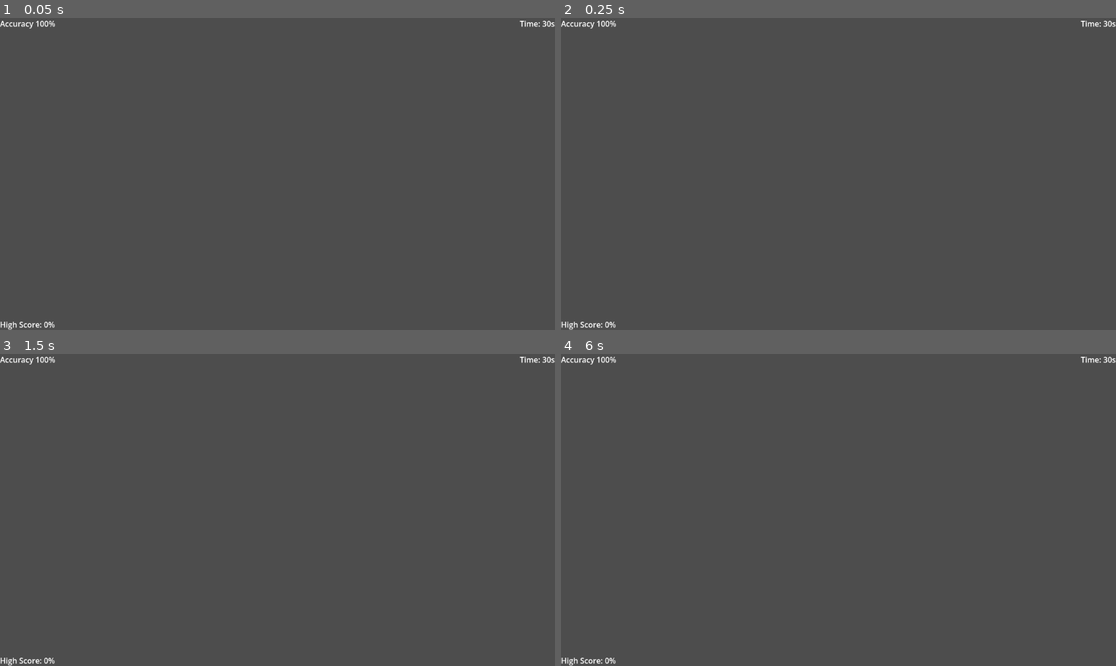
Above: before the commit, frames 1-4 (two rows, left to right).
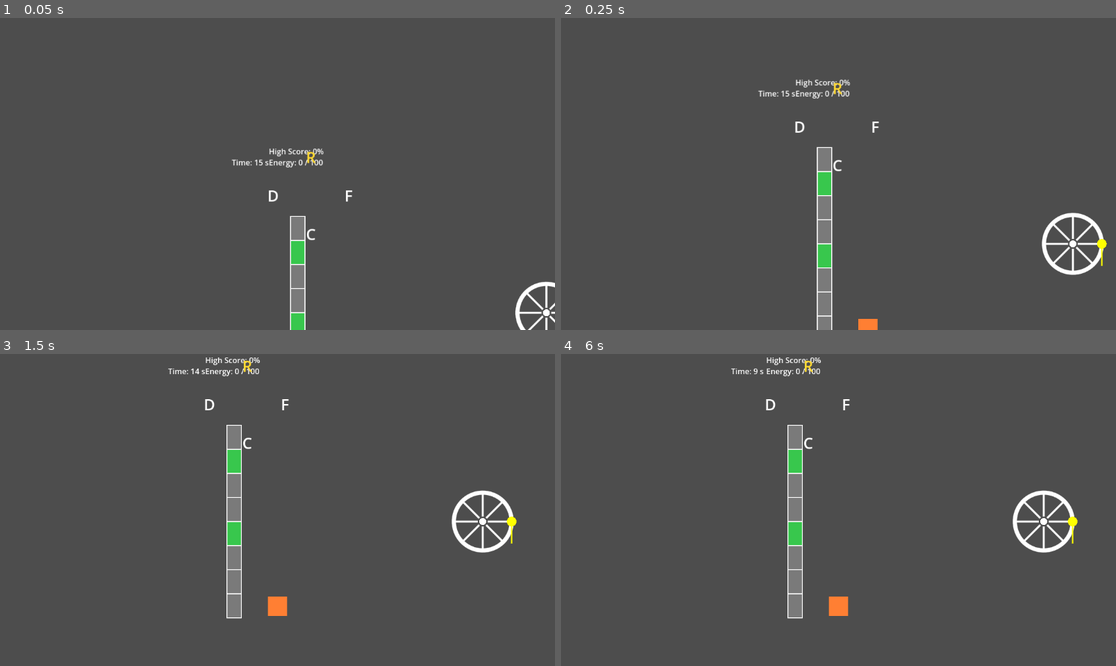
Above: after the commit, the same moments.

Repository: mayank-wangikar/MyGameJamRepo
Game: Godot game, scene res://scenes/GameManager.tscn
Two runs of this game, one before a commit and one after it. Both use one fixed random seed, a clock stepped at 60 frames per second and the inputs below. Before the commit the project starts from res://typing_game.tscn.
Inputs:
- Up to frame 1 (0.05 s): no input
- Up to frame 2 (0.25 s): no input
- Up to frame 3 (1.5 s): tap Enter at 0.5 s; tap Space at 0.77, 1.25 s
- Up to frame 4 (6 s): tap Space at 1.52, 2.75, 3.02, 3.77, 4.25, 4.52 s; tap Enter at 2, 3.5 s

The runs differ from the first frame. In frame 1, 2.1% of the frame differs, in the area x 0-100%, y 0-100%; in frame 2, 3.3%; in frame 3, 3.4%; in frame 4, 3.4%.
Error before the commit: Parse Error: Expected statement, found "Indent" instead. (res://typing_game.gd:73)

Commit message:
Added the mouse typing game and integrated it

Diff:
--- a/launch.tscn
+++ /dev/null
@@ -1,16 +0,0 @@
-[gd_scene format=3 uid="uid://rbsfjr1c38dd"]
-
-[ext_resource type="Script" uid="uid://bnv2p0c0s6yws" path="res://wheel.gd" id="1_sf100"]
-[ext_resource type="PackedScene" uid="uid://b5xmov3ilwllk" path="res://projectile.tscn" id="2_5ikyv"]
-[ext_resource type="Script" uid="uid://cuykg68hm4wbm" path="res://ferris.gd" id="3_waisw"]
-
-[node name="Node2D" type="Node2D" unique_id=1448617343]
-
-[node name="wheel" type="Sprite2D" parent="." unique_id=55805259]
-position = Vector2(200, 324)
-script = ExtResource("1_sf100")
-projectile_scene = ExtResource("2_5ikyv")
-
-[node name="Ferris" type="Node2D" parent="." unique_id=1190619251]
-position = Vector2(200, 324)
-script = ExtResource("3_waisw")
--- a/project.godot
+++ b/project.godot
@@ -11,7 +11,7 @@
 [application]
 
 config/name="Veryseriousgamejam"
-run/main_scene="uid://i6hfdnwnet4r"
+run/main_scene="uid://d1lp4cquf24u8"
 config/features=PackedStringArray("4.6", "Forward Plus")
 config/icon="res://icon.svg"
 
--- a/projectile.gd
+++ /dev/null
@@ -1,22 +0,0 @@
-extends Node2D
-
-var velocity := Vector2.ZERO
-var power := 1.0
-const SPEED := 900.0
-
-func launch(direction: Vector2, charge: float) -> void:
-	velocity = direction.normalized() * SPEED
-	power = charge
-
-func _process(delta: float) -> void:
-	position += velocity * delta
-	rotation += 20.0 * delta
-	var ferris := get_tree().get_first_node_in_group("ferris")
-	if ferris and global_position.distance_to(ferris.global_position) < ferris.radius:
-		ferris.hit(global_position)
-		queue_free()
-	elif not get_viewport_rect().grow(400).has_point(global_position):
-		queue_free()
-
-func _draw() -> void:
-	draw_circle(Vector2.ZERO, 8.0, Color.YELLOW)
--- a/projectile.tscn
+++ /dev/null
@@ -1,6 +0,0 @@
-[gd_scene format=3 uid="uid://b5xmov3ilwllk"]
-
-[ext_resource type="Script" uid="uid://dndvrohjc8l3q" path="res://projectile.gd" id="1_a85iw"]
-
-[node name="Projectile" type="Node2D" unique_id=998128386]
-script = ExtResource("1_a85iw")
--- /dev/null
+++ b/scenes/GameManager.tscn
@@ -0,0 +1,18 @@
+[gd_scene format=3 uid="uid://d1lp4cquf24u8"]
+
+[ext_resource type="Script" uid="uid://c85vqyhkjjwxh" path="res://scripts/game_manager.gd" id="1_3dus2"]
+[ext_resource type="PackedScene" uid="uid://i6hfdnwnet4r" path="res://scenes/typing_game.tscn" id="1_4dhvd"]
+[ext_resource type="PackedScene" uid="uid://rbsfjr1c38dd" path="res://scenes/launch.tscn" id="2_3dus2"]
+[ext_resource type="Script" uid="uid://cuawo7wd45flh" path="res://scripts/mouse.gd" id="4_3dus2"]
+
+[node name="GameManager" type="Node2D" unique_id=1972943202]
+script = ExtResource("1_3dus2")
+
+[node name="Camera2D" type="Camera2D" parent="." unique_id=189489566]
+
+[node name="TypingGame" parent="." unique_id=889836055 instance=ExtResource("1_4dhvd")]
+
+[node name="Launch" parent="." unique_id=1448617343 instance=ExtResource("2_3dus2")]
+
+[node name="Mouse" type="Sprite2D" parent="." unique_id=1788088519]
+script = ExtResource("4_3dus2")
--- /dev/null
+++ b/scenes/launch.tscn
@@ -0,0 +1,20 @@
+[gd_scene format=3 uid="uid://rbsfjr1c38dd"]
+
+[ext_resource type="Script" uid="uid://k4h5mftspaw5" path="res://scripts/wheel.gd" id="1_jk8w3"]
+[ext_resource type="PackedScene" uid="uid://b5xmov3ilwllk" path="res://scenes/projectile.tscn" id="2_hfj2o"]
+[ext_resource type="Script" uid="uid://cxu5bo1db6hbd" path="res://scripts/wall.gd" id="4_hfj2o"]
+
+[node name="Launch" type="Node2D" unique_id=1448617343]
+
+[node name="wheel" type="Sprite2D" parent="." unique_id=55805259]
+position = Vector2(200, 324)
+script = ExtResource("1_jk8w3")
+projectile_scene = ExtResource("2_hfj2o")
+
+[node name="RightWall" type="Node2D" parent="." unique_id=873534598]
+position = Vector2(1090, 324)
+script = ExtResource("4_hfj2o")
+
+[node name="LeftWall" type="Node2D" parent="." unique_id=1111163360]
+position = Vector2(60, 324)
+script = ExtResource("4_hfj2o")
--- /dev/null
+++ b/scenes/mouse.tscn
@@ -0,0 +1,6 @@
+[gd_scene format=3 uid="uid://d4kuop2lu8xgl"]
+
+[ext_resource type="Script" uid="uid://cuawo7wd45flh" path="res://scripts/mouse.gd" id="1_5v7j2"]
+
+[node name="Mouse" type="Node2D" unique_id=1036349004]
+script = ExtResource("1_5v7j2")
--- /dev/null
+++ b/scenes/projectile.tscn
@@ -0,0 +1,6 @@
+[gd_scene format=3 uid="uid://b5xmov3ilwllk"]
+
+[ext_resource type="Script" uid="uid://b5lvenv6cjsvf" path="res://scripts/projectile.gd" id="1_c8fcr"]
+
+[node name="Projectile" type="Node2D" unique_id=998128386]
+script = ExtResource("1_c8fcr")
--- /dev/null
+++ b/scenes/typing_game.tscn
@@ -0,0 +1,117 @@
+[gd_scene format=3 uid="uid://i6hfdnwnet4r"]
+
+[ext_resource type="Script" uid="uid://bvdjpo2dl0rm1" path="res://scripts/typing_game.gd" id="1_3dpo4"]
+
+[node name="TypingGame" type="Control" unique_id=889836055]
+layout_mode = 3
+anchors_preset = 15
+anchor_right = 1.0
+anchor_bottom = 1.0
+grow_horizontal = 2
+grow_vertical = 2
+script = ExtResource("1_3dpo4")
+metadata/_edit_use_anchors_ = true
+
+[node name="Timer" type="Timer" parent="." unique_id=1577878925]
+wait_time = 30.0
+one_shot = true
+
+[node name="MarginContainer" type="Control" parent="." unique_id=760652824]
+layout_mode = 1
+anchors_preset = 15
+anchor_right = 1.0
+anchor_bottom = 1.0
+grow_horizontal = 2
+grow_vertical = 2
+metadata/_edit_use_anchors_ = true
+
+[node name="VBoxContainer" type="Control" parent="MarginContainer" unique_id=1003091347]
+layout_mode = 1
+anchors_preset = 15
+anchor_right = 1.0
+anchor_bottom = 1.0
+grow_horizontal = 2
+grow_vertical = 2
+metadata/_edit_use_anchors_ = true
+
+[node name="TimeLabel" type="Label" parent="MarginContainer/VBoxContainer" unique_id=821163162]
+layout_mode = 1
+anchors_preset = 1
+anchor_left = 1.0
+anchor_right = 1.0
+offset_left = -73.0
+offset_bottom = 23.0
+grow_horizontal = 0
+text = "Time: 30s"
+metadata/_edit_use_anchors_ = true
+
+[node name="HighScoreLabel" type="Label" parent="MarginContainer/VBoxContainer" unique_id=523360426]
+layout_mode = 1
+anchors_preset = 2
+anchor_top = 1.0
+anchor_bottom = 1.0
+offset_top = -23.0
+offset_right = 114.0
+grow_vertical = 0
+text = "High Score: 0%"
+metadata/_edit_use_anchors_ = true
+
+[node name="AccuracyLabel" type="Label" parent="MarginContainer/VBoxContainer" unique_id=340147495]
+layout_mode = 0
+offset_right = 40.0
+offset_bottom = 23.0
+text = "Accuracy 100%"
+metadata/_edit_use_anchors_ = true
+
+[node name="DiamondContainer" type="Control" parent="MarginContainer/VBoxContainer" unique_id=833528137]
+layout_mode = 1
+anchor_left = 0.70400006
+anchor_top = 0.14
+anchor_right = 0.70400006
+anchor_bottom = 0.14
+offset_left = -23.008057
+offset_top = -21.720001
+offset_right = 25.991943
+offset_bottom = 29.279999
+grow_horizontal = 2
+grow_vertical = 2
+metadata/_edit_use_anchors_ = true
+
+[node name="TopLabel" type="Label" parent="MarginContainer/VBoxContainer/DiamondContainer" unique_id=25659543]
+custom_minimum_size = Vector2(60, 60)
+layout_mode = 0
+offset_left = 100.0
+offset_right = 160.0
+offset_bottom = 60.0
+theme_override_font_sizes/font_size = 32
+metadata/_edit_use_anchors_ = true
+
+[node name="LeftLabel" type="Label" parent="MarginContainer/VBoxContainer/DiamondContainer" unique_id=960434630]
+custom_minimum_size = Vector2(60, 60)
+layout_mode = 0
+offset_left = 20.0
+offset_top = 80.0
+offset_right = 80.0
+offset_bottom = 140.0
+theme_override_font_sizes/font_size = 32
+metadata/_edit_use_anchors_ = true
+
+[node name="RightLabel" type="Label" parent="MarginContainer/VBoxContainer/DiamondContainer" unique_id=1464307900]
+custom_minimum_size = Vector2(60, 60)
+layout_mode = 0
+offset_left = 180.0
+offset_top = 80.0
+offset_right = 240.0
+offset_bottom = 140.0
+theme_override_font_sizes/font_size = 32
+metadata/_edit_use_anchors_ = true
+
+[node name="BottomLabel" type="Label" parent="MarginContainer/VBoxContainer/DiamondContainer" unique_id=2009592778]
+custom_minimum_size = Vector2(60, 60)
+layout_mode = 0
+offset_left = 100.0
+offset_top = 160.0
+offset_right = 160.0
+offset_bottom = 220.0
+theme_override_font_sizes/font_size = 32
+metadata/_edit_use_anchors_ = true
--- /dev/null
+++ b/scripts/game_manager.gd
@@ -0,0 +1,68 @@
+extends Node2D
+
+# --- Node references ---
+@onready var typing_game: Control = $TypingGame
+@onready var wheel = $Launch/wheel
+@onready var mouse = $Mouse
+@onready var camera: Camera2D = $Camera2D
+@onready var left_wall = $Launch/LeftWall
+@onready var right_wall = $Launch/RightWall
+
+# --- Config ---
+const DRAIN_PER_SECOND: float = 10.0   # 100 energy drains to 0 over ~10 seconds
+const TYPING_CAMERA_POS := Vector2(150, 300)
+const SHOOTING_CAMERA_POS := Vector2(576, 324)
+const CAMERA_MOVE_SPEED := 800.0
+
+enum Phase { TYPING, SHOOTING, WON }
+var current_phase: Phase = Phase.TYPING
+var shooting_energy: float = 0.0
+var camera_target: Vector2
+
+
+func _ready() -> void:
+	typing_game.energy_changed.connect(_on_energy_changed)
+	_enter_typing_phase()
+
+
+func _process(delta: float) -> void:
+	# Smoothly move the camera toward whichever phase we're in
+	camera.global_position = camera.global_position.move_toward(camera_target, CAMERA_MOVE_SPEED * delta)
+
+	if current_phase == Phase.SHOOTING:
+		shooting_energy = max(0.0, shooting_energy - DRAIN_PER_SECOND * delta)
+		if shooting_energy <= 0.0:
+			_enter_typing_phase()
+
+
+func _on_energy_changed(value: int) -> void:
+	if current_phase == Phase.TYPING and value >= 100:
+		_enter_shooting_phase()
+
+
+func _enter_typing_phase() -> void:
+	current_phase = Phase.TYPING
+	typing_game.is_active = true
+	wheel.is_active = false
+	camera_target = TYPING_CAMERA_POS
+	mouse.move_to_typing()
+	typing_game.reset_for_new_typing_phase()
+
+
+func _enter_shooting_phase() -> void:
+	current_phase = Phase.SHOOTING
+	typing_game.is_active = false
+	wheel.is_active = true
+	shooting_energy = 100.0
+	camera_target = SHOOTING_CAMERA_POS
+	mouse.move_to_wheel()
+
+
+func _check_win_condition() -> void:
+	var left_done: bool = not left_wall.has_critical_remaining()
+	var right_done: bool = not right_wall.has_critical_remaining()
+	if left_done and right_done:
+		current_phase = Phase.WON
+		typing_game.is_active = false
+		wheel.is_active = false
+		print("YOU WIN — all targets destroyed!")
--- /dev/null
+++ b/scripts/mouse.gd
@@ -0,0 +1,29 @@
+extends Sprite2D
+
+@export var typing_position: Vector2 = Vector2(150, 500)
+@export var wheel_position: Vector2 = Vector2(576, 324)
+const MOVE_SPEED := 600.0
+
+var target_position: Vector2
+
+
+func _ready() -> void:
+	# Simple placeholder look: a colored square via a generated texture,
+	# so there's something visible without needing real art yet.
+	var img := Image.create(40, 40, false, Image.FORMAT_RGBA8)
+	img.fill(Color(1.0, 0.5, 0.2))
+	texture = ImageTexture.create_from_image(img)
+	target_position = typing_position
+	global_position = typing_position
+
+
+func _process(delta: float) -> void:
+	global_position = global_position.move_toward(target_position, MOVE_SPEED * delta)
+
+
+func move_to_wheel() -> void:
+	target_position = wheel_position
+
+
+func move_to_typing() -> void:
+	target_position = typing_position
--- /dev/null
+++ b/scripts/projectile.gd
@@ -0,0 +1,59 @@
+extends Node2D
+
+var velocity := Vector2.ZERO
+var power := 1.0
+const SPEED := 900.0
+
+var previous_position: Vector2
+
+
+func launch(direction: Vector2, charge: float) -> void:
+	velocity = direction.normalized() * SPEED
+	power = charge
+	previous_position = global_position
+	print("Launch velocity: ", velocity)
+
+
+func _process(delta: float) -> void:
+	previous_position = global_position
+	position += velocity * delta
+	rotation += 20.0 * delta
+
+	for wall in get_tree().get_nodes_in_group("wall"):
+		if _crossed_wall(wall):
+			var was_perfect: bool = wall.hit(global_position)
+			if was_perfect:
+				print("PERFECT HIT!")
+				var game_manager = get_tree().current_scene
+				if game_manager.has_method("_check_win_condition"):
+					game_manager._check_win_condition()
+			else:
+				print("Hit the wall, but missed the green zone.")
+			queue_free()
+			return
+
+	if not get_viewport_rect().grow(400).has_point(global_position):
+		print("Despawned off-screen at: ", global_position)
+		queue_free()
+
+	if not get_viewport_rect().grow(400).has_point(global_position):
+		queue_free()
+
+
+func _crossed_wall(wall: Node2D) -> bool:
+	var local_prev: Vector2 = wall.to_local(previous_position)
+	var local_now: Vector2 = wall.to_local(global_position)
+	var half_width: float = wall.wall_width / 2.0
+	var half_height: float = wall.wall_height / 2.0
+
+	var crossed_x: bool = sign(local_prev.x - half_width) != sign(local_now.x - half_width) \
+		or sign(local_prev.x + half_width) != sign(local_now.x + half_width) \
+		or (abs(local_now.x) <= half_width)
+
+	var within_y: bool = abs(local_now.y) <= half_height
+	return crossed_x and within_y
+
+
+func _draw() -> void:
+	draw_circle(Vector2.ZERO, 14.0, Color.YELLOW)
+	draw_circle(Vector2.ZERO, 14.0, Color.ORANGE, false, 3.0)
--- a/typing_game.gd
+++ b/scripts/typing_game.gd
@@ -1,4 +1,7 @@
 extends Control
+
+signal diamond_completed          # fired every time a full diamond cycle finishes
+signal energy_changed(value: int) # fired whenever energy changes, so GameManager can react
 
 # --- Node references ---
 @onready var timer: Timer = $Timer
@@ -9,14 +12,11 @@
 @onready var energy_label: Label = $MarginContainer/VBoxContainer/AccuracyLabel
 @onready var time_label: Label = $MarginContainer/VBoxContainer/TimeLabel
 @onready var high_score_label: Label = $MarginContainer/VBoxContainer/HighScoreLabel
-@onready var wheel: Sprite2D = $wheel
 
 # --- Config ---
 const ROUND_DURATION: float = 15.0
-const ENERGY_PER_CYCLE: int = 10   # energy awarded per fully-completed diamond
+const ENERGY_PER_CYCLE: int = 10
 
-# Each entry is a 4-letter cluster matched to real keyboard finger positions.
-# Stored as [Top, Left, Right, Bottom] for the visual diamond shape.
 const DIAMOND_CLUSTERS: Array[Array] = [
 	["E", "S", "D", "X"],
 	["R", "D", "F", "C"],
@@ -27,13 +27,12 @@
 ]
 
 # --- State ---
-var target_letters: Array[String] = []   # typing order: [Top, Left, Bottom, Right]
-var current_index: int = 0               # 0=Top, 1=Left, 2=Bottom, 3=Right, 4=done
+var target_letters: Array[String] = []
+var current_index: int = 0
 var time_remaining: float = ROUND_DURATION
-
-# --- Scoring ---
 var energy_points: int = 0
 var high_score_energy: int = 0
+var is_active: bool = false   # GameManager turns this on/off based on phase
 
 
 func _ready() -> void:
@@ -42,15 +41,20 @@
 	timer.one_shot = false
 	timer.timeout.connect(_on_timer_timeout)
 	timer.start()
-	_start_new_round()
+	_generate_new_target()
+	_update_energy_display()
 
 
 func _process(delta: float) -> void:
+	if not is_active:
+		return
 	time_remaining = max(0.0, time_remaining - delta)
 	time_label.text = "Time: %d s" % ceil(time_remaining)
 
 
 func _unhandled_input(event: InputEvent) -> void:
+	if not is_active:
+		return
 	if event is InputEventKey and event.pressed and not event.echo:
 		var key_event := event as InputEventKey
 		var pressed_char: String = key_event.as_text_key_label().to_upper()
@@ -68,36 +72,34 @@
 
 	if pressed_char == expected_char:
 		current_index += 1
-		# Tell the wheel to spin a bit, directly — no signal needed since
-		# both nodes live in the same scene and we have a direct reference.
-			wheel.add_spin()
 
 	_update_diamond_highlight()
 
 	if current_index >= target_letters.size():
-		# Completed all 4 corners — award energy, give the wheel a bigger
-		# spin as a "level up" moment, then roll a new diamond.
 		_award_energy_for_cycle()
-		wheel.add_spin()  # extra spin burst on full completion
+		diamond_completed.emit()
 		_generate_new_target()
-
-	_update_energy_display()
 
 
 func _award_energy_for_cycle() -> void:
 	energy_points = int(min(100, energy_points + ENERGY_PER_CYCLE))
+	_update_energy_display()
 
 
 func _on_timer_timeout() -> void:
+	# Round timer now only refreshes which diamond is shown, NOT energy —
+	# energy persists until GameManager resets it (entering a fresh TYPING phase).
 	if energy_points > high_score_energy:
 		high_score_energy = energy_points
 		high_score_label.text = "High Score: %d Energy" % high_score_energy
-	_start_new_round()
+	time_remaining = ROUND_DURATION
+	_generate_new_target()
 
 
-func _start_new_round() -> void:
+func reset_for_new_typing_phase() -> void:
+	# Called by GameManager when re-entering TYPING after a SHOOTING phase.
+	energy_points = 0
 	current_index = 0
-	energy_points = 0
 	time_remaining = ROUND_DURATION
 	_generate_new_target()
 	_update_energy_display()
@@ -105,32 +107,26 @@
 
 func _generate_new_target() -> void:
 	var chosen_cluster: Array = DIAMOND_CLUSTERS[randi() % DIAMOND_CLUSTERS.size()]
-
-	# chosen_cluster is [Top, Left, Right, Bottom] (visual order).
-	# target_letters is reordered to [Top, Left, Bottom, Right] —
-	# the order the PLAYER must type them in.
 	target_letters = [chosen_cluster[0], chosen_cluster[1], chosen_cluster[3], chosen_cluster[2]]
 	current_index = 0
-
 	top_label.text = chosen_cluster[0]
 	left_label.text = chosen_cluster[1]
 	right_label.text = chosen_cluster[2]
 	bottom_label.text = chosen_cluster[3]
-
 	_update_diamond_highlight()
 
 
 func _update_diamond_highlight() -> void:
-	# Highlight order follows the TYPING order: Top, Left, Bottom, Right.
 	var labels_in_typing_order: Array[Label] = [top_label, left_label, bottom_label, right_label]
 	for i in range(labels_in_typing_order.size()):
 		if i < current_index:
-			labels_in_typing_order[i].modulate = Color(0.4, 0.4, 0.4)   # already typed
+			labels_in_typing_order[i].modulate = Color(0.4, 0.4, 0.4)
 		elif i == current_index:
-			labels_in_typing_order[i].modulate = Color(1.0, 0.85, 0.2)  # type this one next
+			labels_in_typing_order[i].modulate = Color(1.0, 0.85, 0.2)
 		else:
-			labels_in_typing_order[i].modulate = Color(1.0, 1.0, 1.0)   # not yet reached
+			labels_in_typing_order[i].modulate = Color(1.0, 1.0, 1.0)
 
 
 func _update_energy_display() -> void:
 	energy_label.text = "Energy: %d / 100" % energy_points
+	energy_changed.emit(energy_points)
--- /dev/null
+++ b/scripts/wall.gd
@@ -0,0 +1,50 @@
+extends Node2D
+
+# --- Layout ---
+@export var wall_height := 400.0      # total height of the wall
+@export var wall_width := 30.0        # thickness of the wall
+const SEGMENTS := 8                   # number of stacked segments
+
+# --- Critical (green) segments ---
+var critical := {}                    # segment index -> still active (true)
+
+
+func _ready() -> void:
+	add_to_group("wall")
+	_pick_critical()
+	queue_redraw()
+
+
+func _pick_critical() -> void:
+	critical.clear()
+	var indices := range(SEGMENTS)
+	indices.shuffle()
+	# Mark 2-3 random segments as the "perfect hit" green zones
+	for i in randi_range(2, 3):
+		critical[indices[i]] = true
+
+
+func hit(global_point: Vector2) -> bool:
+	var local_y: float = to_local(global_point).y
+	var segment_height: float = wall_height / SEGMENTS
+	var seg: int = int((local_y + wall_height / 2.0) / segment_height)
+	seg = clamp(seg, 0, SEGMENTS - 1)
+
+	if critical.get(seg, false):
+		critical[seg] = false
+		queue_redraw()
+		return true   # perfect hit!
+	return false       # hit the wall, but not a green segment
+
+
+func _draw() -> void:
+	var segment_height: float = wall_height / SEGMENTS
+	for i in SEGMENTS:
+		var seg_top: float = -wall_height / 2.0 + i * segment_height
+		var rect := Rect2(-wall_width / 2.0, seg_top, wall_width, segment_height)
+		var color: Color = Color(0.2, 0.9, 0.3, 0.8) if critical.get(i, false) else Color(0.6, 0.6, 0.6, 0.6)
+		draw_rect(rect, color, true)
+		draw_rect(rect, Color.WHITE, false, 2.0)
+
+func has_critical_remaining() -> bool:
+	return true in critical.values()
--- a/wheel.gd
+++ b/scripts/wheel.gd
@@ -1,27 +1,38 @@
 extends Sprite2D
 
 @export var projectile_scene: PackedScene
-@export var radius := 120.0
-@export var rim_width := 12.0
+@export var radius := 60.0
+@export var rim_width := 8.0
 @export var spokes := 8
-const SPIN_SPEED := 5.0          # fixed spin (stands in for the real charge)
-const LAUNCH_POWER := 1.0        # fixed energy for now
-const RESPIN_DELAY := 0.4        # auto spins back up after firing
+const SPIN_SPEED := 5.0
+const LAUNCH_POWER := 1.0
+
 var ring_color := Color.WHITE
-var spinning := true
+var is_active: bool = false   # GameManager turns this on during SHOOTING phase
 
-func _process(delta: float) -> void:
-	rotation += SPIN_SPEED * delta
+
 func _ready() -> void:
 	_place()
 	get_viewport().size_changed.connect(_place)
 
+
 func _place() -> void:
 	var vp := get_viewport_rect().size
-	global_position = Vector2(vp.x * 0.25, vp.y * 0.5)
+	global_position = Vector2(vp.x * 0.5, vp.y * 0.5)
+
+
+func _process(delta: float) -> void:
+	if not is_active:
+		return
+	rotation += SPIN_SPEED * delta
+
+
 func _unhandled_input(event: InputEvent) -> void:
+	if not is_active:
+		return
 	if event is InputEventKey and event.pressed and not event.echo and event.keycode == KEY_SPACE:
 		_fire()
+
 
 func _fire() -> void:
 	if projectile_scene == null:
@@ -33,13 +44,13 @@
 	p.global_position = edge
 	p.launch(dir, LAUNCH_POWER)
 
+
 func _draw() -> void:
 	draw_arc(Vector2.ZERO, radius, 0, TAU, 64, ring_color, rim_width, true)
 	for i in spokes:
 		var dir := Vector2.from_angle(TAU * i / spokes)
 		draw_line(dir * radius * 0.18, dir * (radius - rim_width * 0.5), ring_color, 4.0, true)
 	draw_circle(Vector2.ZERO, radius * 0.12, ring_color)
-	# loaded shot + fling direction (rides around with the wheel)
 	var launch_pt := Vector2(radius, 0)
 	draw_circle(launch_pt, 10.0, Color.YELLOW)
 	draw_line(launch_pt, launch_pt + Vector2(0, 1) * 45.0, Color.YELLOW, 3.0, true)
--- a/typing_game.tscn
+++ /dev/null
@@ -1,110 +0,0 @@
-[gd_scene format=3 uid="uid://i6hfdnwnet4r"]
-
-[ext_resource type="Script" uid="uid://gq6ffmebf7k3" path="res://typing_game.gd" id="1_o3efb"]
-
-[node name="TypingGame" type="Control" unique_id=889836055]
-layout_mode = 3
-anchors_preset = 15
-anchor_right = 1.0
-anchor_bottom = 1.0
-grow_horizontal = 2
-grow_vertical = 2
-script = ExtResource("1_o3efb")
-metadata/_edit_use_anchors_ = true
-
-[node name="Timer" type="Timer" parent="." unique_id=1577878925]
-wait_time = 30.0
-one_shot = true
-
-[node name="MarginContainer" type="Control" parent="." unique_id=760652824]
-layout_mode = 1
-anchors_preset = 15
-anchor_right = 1.0
-anchor_bottom = 1.0
-grow_horizontal = 2
-grow_vertical = 2
-
-[node name="VBoxContainer" type="Control" parent="MarginContainer" unique_id=1003091347]
-layout_mode = 1
-anchors_preset = 15
-anchor_right = 1.0
-anchor_bottom = 1.0
-grow_horizontal = 2
-grow_vertical = 2
-
-[node name="TimeLabel" type="Label" parent="MarginContainer/VBoxContainer" unique_id=821163162]
-layout_mode = 1
-anchors_preset = 1
-anchor_left = 1.0
-anchor_right = 1.0
-offset_left = -73.0
-offset_bottom = 23.0
-grow_horizontal = 0
-text = "Time: 30s"
-metadata/_edit_use_anchors_ = true
-
-[node name="HighScoreLabel" type="Label" parent="MarginContainer/VBoxContainer" unique_id=523360426]
-layout_mode = 1
-anchors_preset = 2
-anchor_top = 1.0
-anchor_bottom = 1.0
-offset_top = -23.0
-offset_right = 114.0
-grow_vertical = 0
-text = "High Score: 0%"
-metadata/_edit_use_anchors_ = true
-
-[node name="AccuracyLabel" type="Label" parent="MarginContainer/VBoxContainer" unique_id=340147495]
-layout_mode = 0
-offset_right = 40.0
-offset_bottom = 23.0
-text = "Accuracy 100%"
-metadata/_edit_use_anchors_ = true
-
-[node name="DiamondContainer" type="Control" parent="MarginContainer/VBoxContainer" unique_id=833528137]
-layout_mode = 1
-anchor_left = 0.70400006
-anchor_top = 0.14
-anchor_right = 0.70400006
-anchor_bottom = 0.14
-offset_left = -23.008057
-offset_top = -21.720001
-offset_right = 25.991943
-offset_bottom = 29.279999
-grow_horizontal = 2
-grow_vertical = 2
-
-[node name="TopLabel" type="Label" parent="MarginContainer/VBoxContainer/DiamondContainer" unique_id=25659543]
-custom_minimum_size = Vector2(60, 60)
-layout_mode = 0
-offset_left = 100.0
-offset_right = 160.0
-offset_bottom = 60.0
-theme_override_font_sizes/font_size = 32
-
-[node name="LeftLabel" type="Label" parent="MarginContainer/VBoxContainer/DiamondContainer" unique_id=960434630]
-custom_minimum_size = Vector2(60, 60)
-layout_mode = 0
-offset_left = 20.0
-offset_top = 80.0
-offset_right = 80.0
-offset_bottom = 140.0
-theme_override_font_sizes/font_size = 32
-
-[node name="RightLabel" type="Label" parent="MarginContainer/VBoxContainer/DiamondContainer" unique_id=1464307900]
-custom_minimum_size = Vector2(60, 60)
-layout_mode = 0
-offset_left = 180.0
-offset_top = 80.0
-offset_right = 240.0
-offset_bottom = 140.0
-theme_override_font_sizes/font_size = 32
-
-[node name="BottomLabel" type="Label" parent="MarginContainer/VBoxContainer/DiamondContainer" unique_id=2009592778]
-custom_minimum_size = Vector2(60, 60)
-layout_mode = 0
-offset_left = 100.0
-offset_top = 160.0
-offset_right = 160.0
-offset_bottom = 220.0
-theme_override_font_sizes/font_size = 32
Renamed: game.apple-touch-icon.png -> assets/art/game.apple-touch-icon.png
Renamed: game.icon.png -> assets/art/game.icon.png
Renamed: game.png -> assets/art/game.png
Renamed: index.apple-touch-icon.png -> assets/art/index.apple-touch-icon.png
Renamed: index.icon.png -> assets/art/index.icon.png
Renamed: index.png -> assets/art/index.png
Renamed: ferris.gd -> scripts/ferris.gd
Not shown, added: typing_game.tscn513140969.tmp
